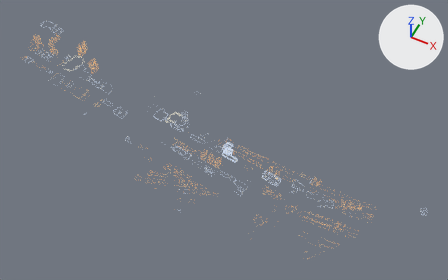
One commit to the glTF model map-client/public/models/buildings-charles-river-lights.glb: the scene before it, then after it.
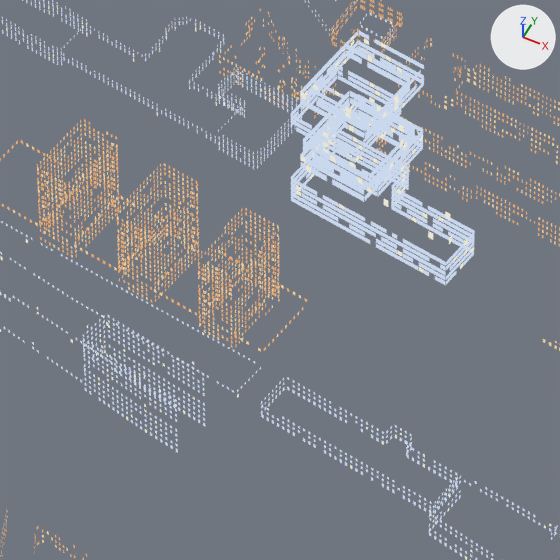
There are two pictures of each version: one whole from a 50 mm lens placed at (1328.0, -1978.0, 2598.0), pointed at (292.0, 93.0, 9.0), one close up on the part from 44% to 55% of the width and 50% to 67% of the height. Arrows for +X, +Y and +Z are at upper right; the lights stay in place. The last two pictures show the newer version. Vertices at exactly the same position are counted once.

Script lines for the objects in view, before the commit:
```python
me_buildings_charles_river_lights = bpy.data.meshes.new('buildings-charles-river-lights')
me_buildings_charles_river_lights.from_pydata(...)  # 144474 vertices, 72242 faces; spans x -1269.0..1432.0, y -467.0..528.0, z 0.0..88.0
# faces by material slot: [27684, 19056, 4580, 20922]
me_buildings_charles_river_lights.materials.append(mat_lit_warm)  # black #000000, glowing orange #ecaa68
me_buildings_charles_river_lights.materials.append(mat_lit_soft)  # black #000000, glowing beige #f0cc96
me_buildings_charles_river_lights.materials.append(mat_lit_neutral)  # black #000000, glowing pale yellow #e8e4d2
me_buildings_charles_river_lights.materials.append(mat_lit_cool)  # black #000000, glowing pale blue #c8d6ec
ob_buildings_charles_river_lights = bpy.data.objects.new('buildings-charles-river-lights', me_buildings_charles_river_lights)
ob_buildings_charles_river_lights.location = (0.0, 0.0, 0.0)
```
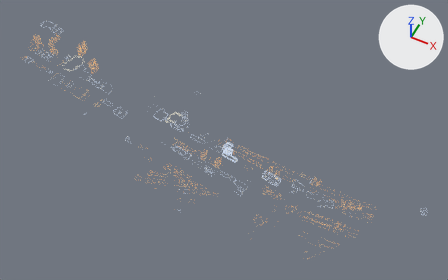
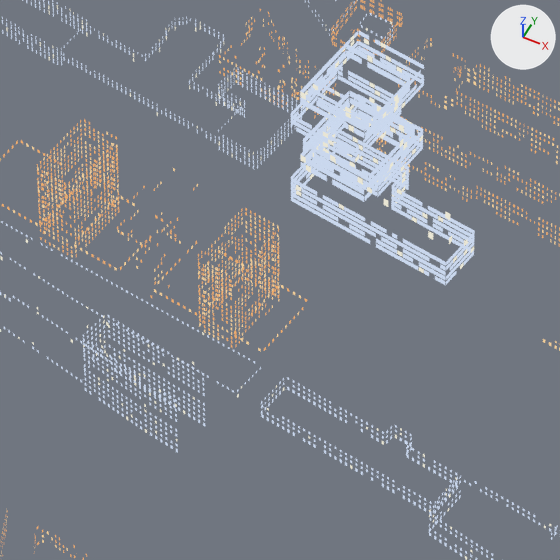
Pixel boxes [x1, y1, x2, y2] of what changed, in the close-ups (560 x 560 px):
part 1 of me_buildings_charles_river_lights, deleted
    before: [117, 163, 199, 302]

Diff of the bpy script that builds the scene:
```diff
--- a/map-client/public/models/buildings-charles-river-lights.glb.py
+++ b/map-client/public/models/buildings-charles-river-lights.glb.py
@@ me_buildings_charles_river_lights @@
 # used by ob_buildings_charles_river_lights; location = (0.0, 0.0, 0.0)
-me_buildings_charles_river_lights.from_pydata(...)  # 144474 vertices, 72242 faces; spans x -1269.0..1432.0, y -467.0..528.0, z 0.0..88.0
+me_buildings_charles_river_lights.from_pydata(...)  # 142318 vertices, 71164 faces; spans x -1269.0..1432.0, y -467.0..528.0, z 0.0..88.0
+# me_buildings_charles_river_lights part 1: 539 loose pieces with 2156 vertices, spanning x 284.0..310.0, y -95.0..-57.0, z 4.0..56.0, are deleted
+# other edits to the shape of me_buildings_charles_river_lights do not show in these pictures
 me_buildings_charles_river_lights.materials.append(mat_lit_warm)
```
